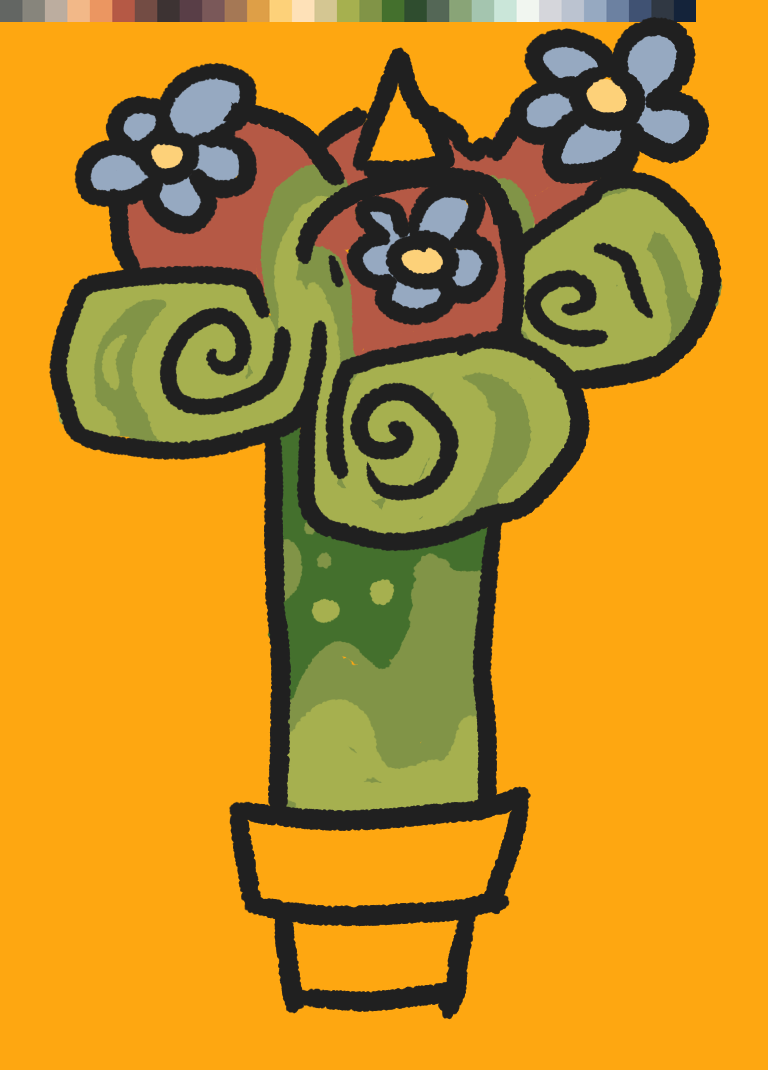
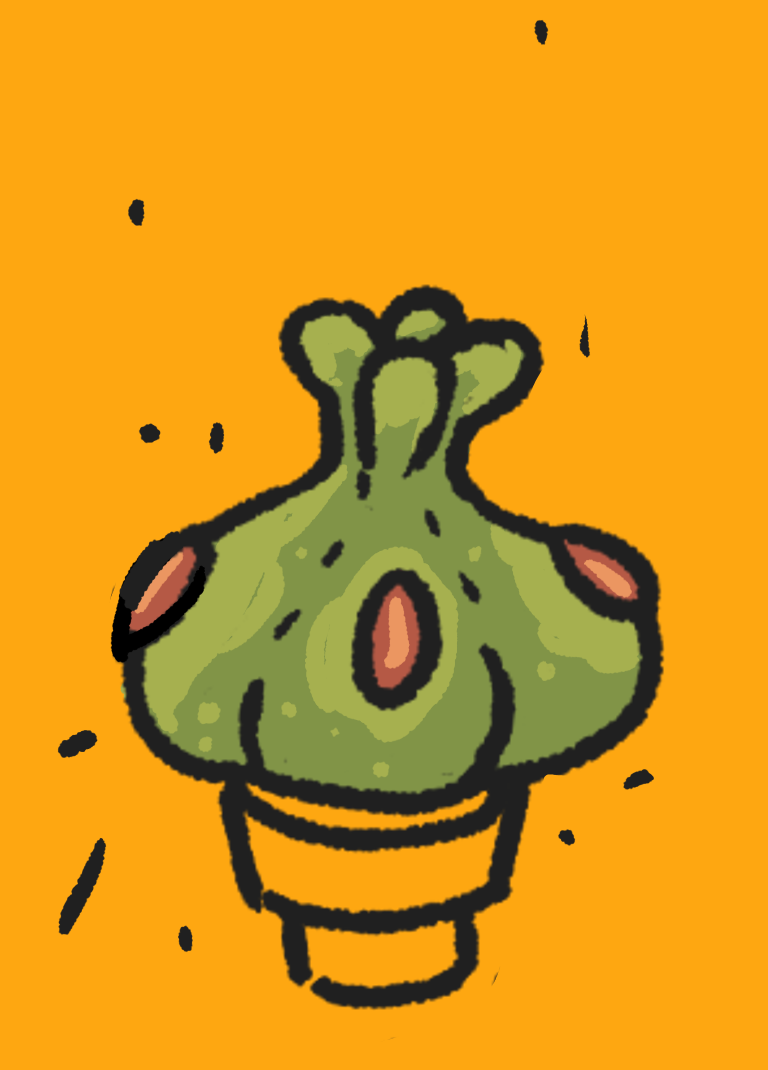
Revision of a layered 768×1070 image; what changed, layer by layer:
pixels changed over [0, 0, 723, 1042] (layer not identified)